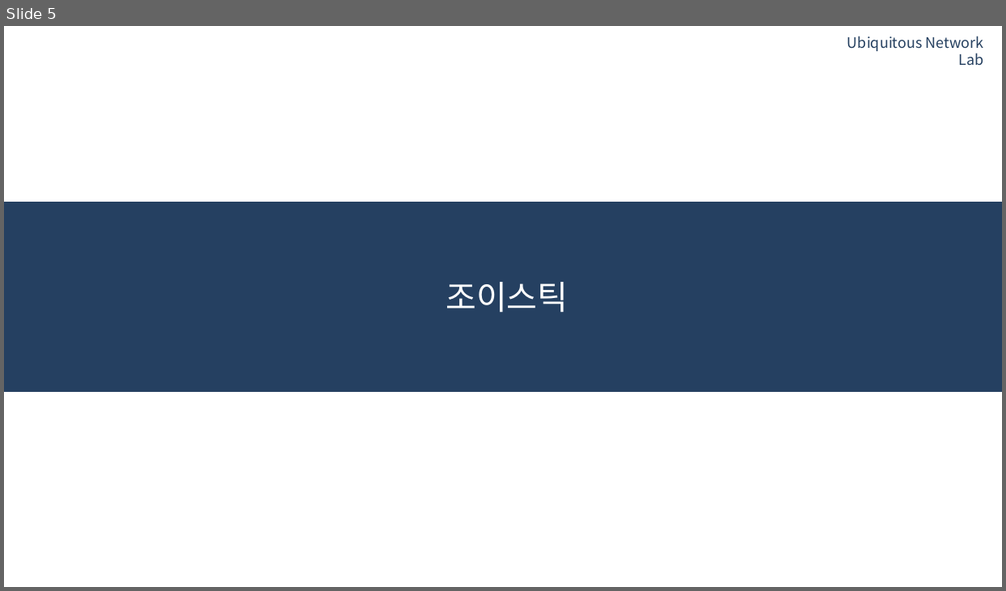
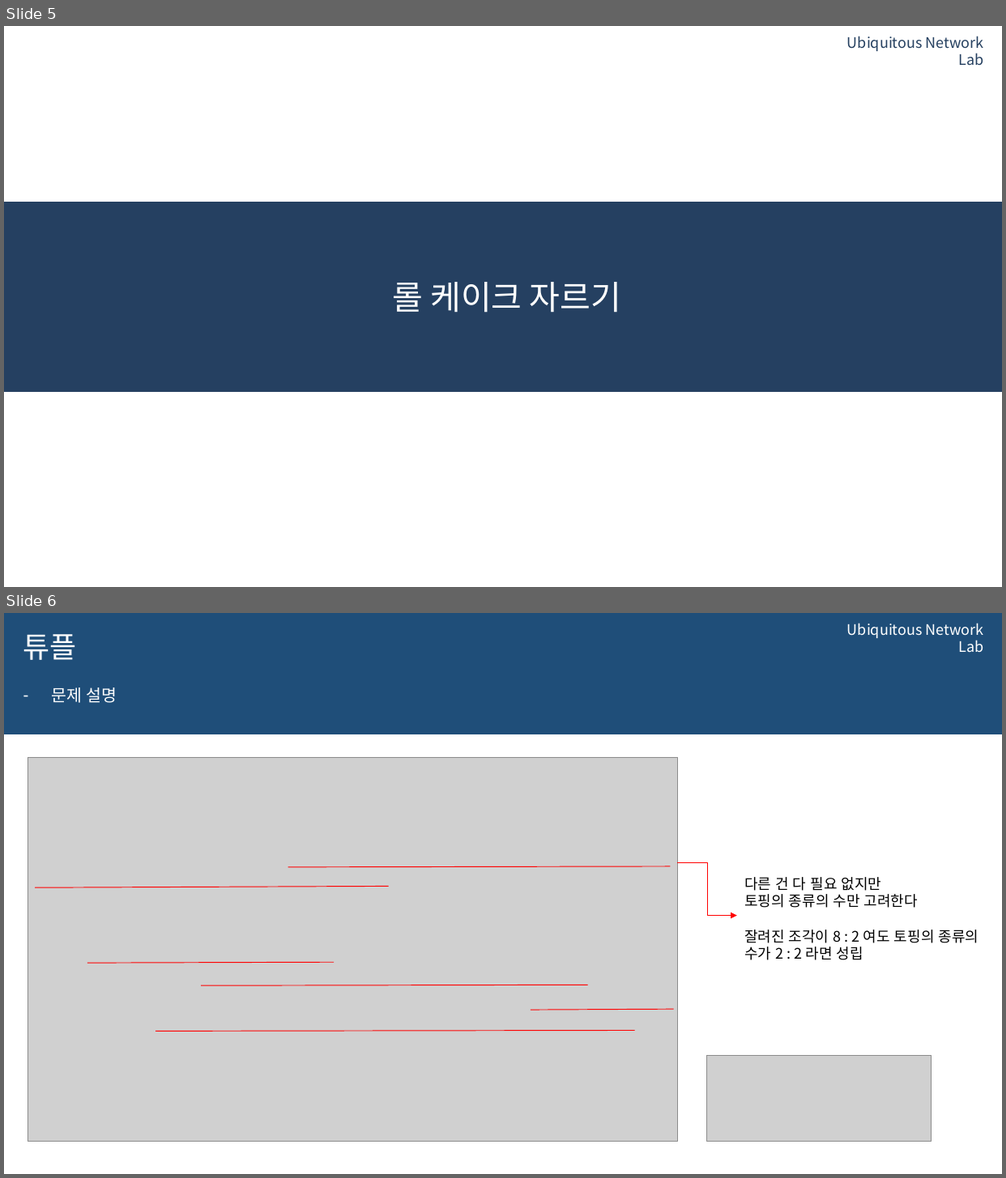
Before and after one commit to 0913ktg/Algorithm_Study, a slide deck: week_4/ppt/MinhyeokYun.pptx. Shown one above the other, each under a label of ours: slide 5 before the commit, slides 5 and 6 after it. The pictures are 1006x591 and 1006x1178 pixels, drawn with LibreOffice and Linux fonts; fonts in the diff are those of the drawing; grey boxes stand for pictures; background and template pictures are left out. Boxes give left, top, right and bottom in pixels: in the first picture for what was removed or moved away, otherwise in the second. Text is boxed around its words. In the diff, an @@ line names an element or a change of style, - is before the commit and + after.

```diff
--- a/week_4/ppt/MinhyeokYun.pptx
+++ b/week_4/ppt/MinhyeokYun.pptx
@@ slide 6 added at <box>4,613,1002,1174</box>, background #FFFFFF @@
@@ rectangle added at <box>4,613,1002,735</box>, fill #1F4E79 @@
@@ title added at <box>23,634,77,660</box>, 28 pt, text #FFFFFF @@
+튜플
@@ text added at <box>847,623,984,652</box>, 14 pt, text #FFFFFF @@
+Ubiquitous Network Lab
@@ text added at <box>51,688,117,703</box>, 16 pt, text #FFFFFF @@
+– 문제 설명
@@ picture added at <box>28,757,678,1142</box> @@
@@ line added from (288, 867) to (671, 867), #FF0000 0.75 pt @@
@@ elbow arrow added from (678, 863) to (737, 915), #FF0000 0.75 pt @@
@@ text added at <box>744,877,979,960</box>, 14 pt, text #000000 @@
+다른 건 다 필요 없지만
+토핑의 종류의 수만 고려한다
+잘려진 조각이 8 : 2 여도 토핑의 종류의 수가 2 : 2 라면 성립
@@ line added from (35, 888) to (389, 886), #FF0000 0.75 pt @@
@@ line added from (87, 964) to (334, 963), #FF0000 0.75 pt @@
@@ line added from (201, 986) to (588, 985), #FF0000 0.75 pt @@
@@ line added from (530, 1010) to (674, 1009), #FF0000 0.75 pt @@
@@ line added from (155, 1032) to (635, 1031), #FF0000 0.75 pt @@
@@ picture added at <box>707,1055,931,1142</box> @@
@@ slide 5 changed as well @@
@@ title at <box>392,282,621,313</box>: text changed @@
-조이스틱
+롤 케이크 자르기
```
Also in this commit, not shown: 1 other slide changed, 4 other slides added, 5 slides removed, 1 other file.
